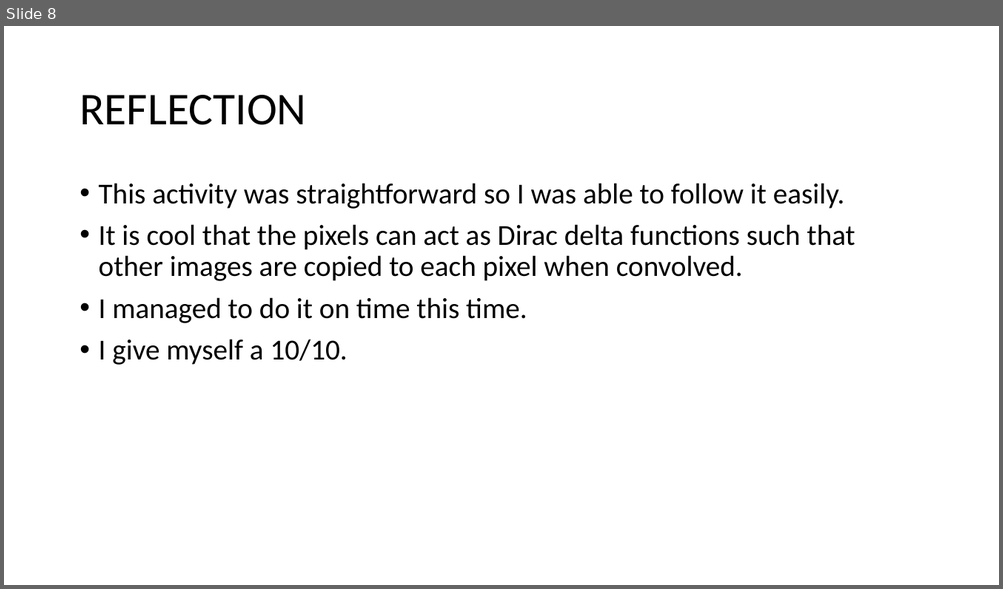
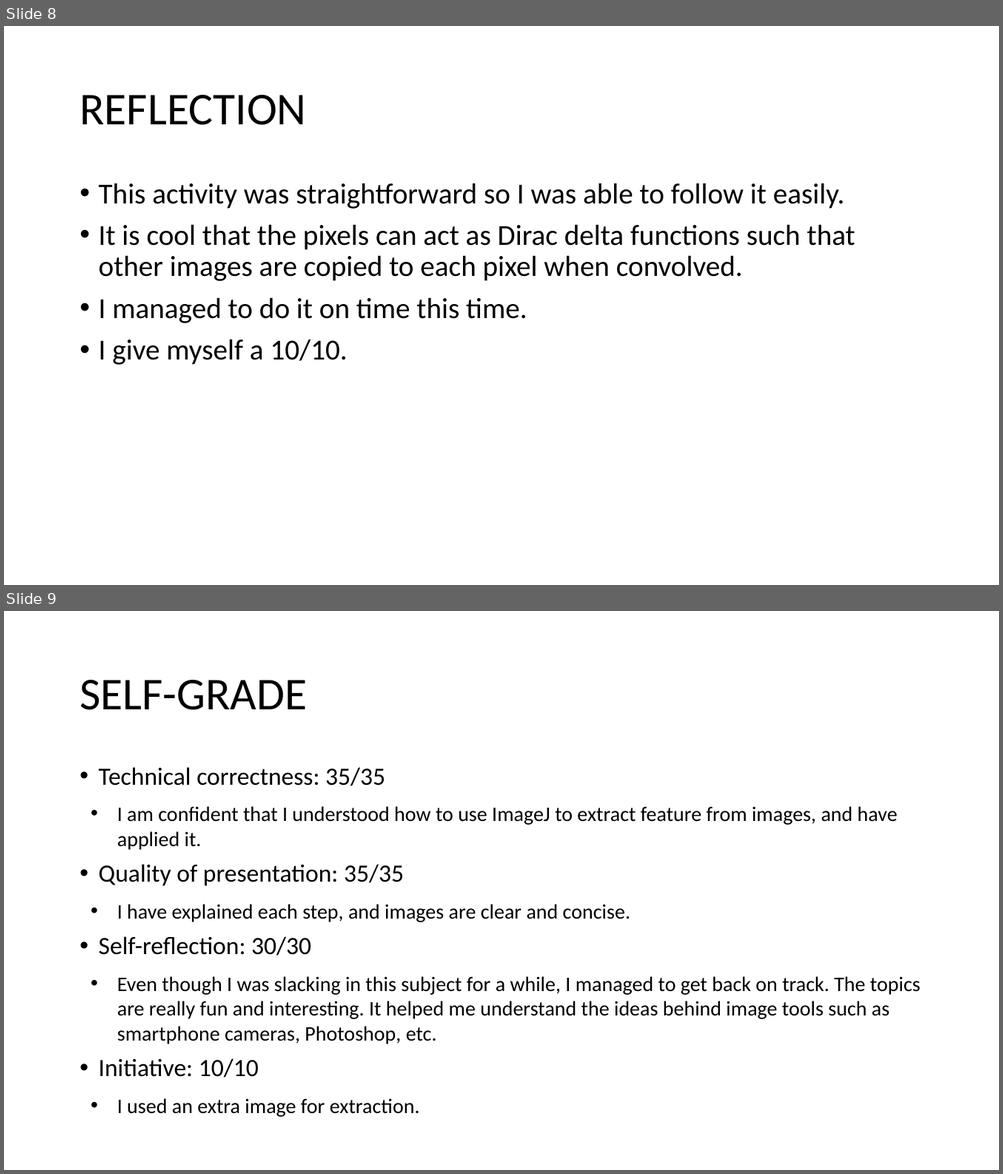
Before and after one commit to genvert/AP_157_FX-2_Vertudez, a slide deck: Activity 2 Part 2/Vertudez_Activity_2_Part_2_Report.pptx. Shown one above the other, each under a label of ours: slide 8 before the commit, slides 8 and 9 after it. The pictures are 1003x589 and 1003x1174 pixels, drawn with LibreOffice and Linux fonts; fonts in the diff are those of the drawing. Boxes give left, top, right and bottom in pixels: in the first picture for what was removed or moved away, otherwise in the second. Text is boxed around its words. In the diff, an @@ line names an element or a change of style, - is before the commit and + after.

Commit message:
ppts

```diff
--- a/Activity 2 Part 2/Vertudez_Activity_2_Part_2_Report.pptx
+++ b/Activity 2 Part 2/Vertudez_Activity_2_Part_2_Report.pptx
@@ slide 9 added at [4, 611, 999, 1170], background #FFFFFF @@
@@ title added at [79, 680, 307, 710], 44 pt, text #000000 @@
+SELF-GRADE
@@ text added at [99, 767, 920, 1117], 20 pt, text #000000 @@
+• Technical correctness: 35/35
+  • I am confident that I understood how to use ImageJ to extract feature from images, and have applied it.
+• Quality of presentation: 35/35
+  • I have explained each step, and images are clear and concise.
+• Self-reflection: 30/30
+  • Even though I was slacking in this subject for a while, I managed to get back on track. The topics are really fun and interesting. It helped me understand the ideas behind image tools such as smartphone cameras, Photoshop, etc.
+• Initiative: 10/10
+  • I used an extra image for extraction.
```
Also in this commit, not shown: 5 slides changed, 6 other files.
